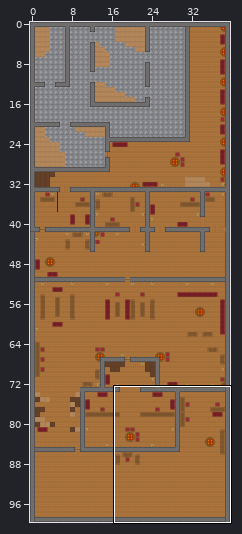
Two states of a Tiled map, Design Documents/tiled/level.tmx. The first picture is a wide view before the edit; the outline marks the close-up.
Close-up. Earlier state:
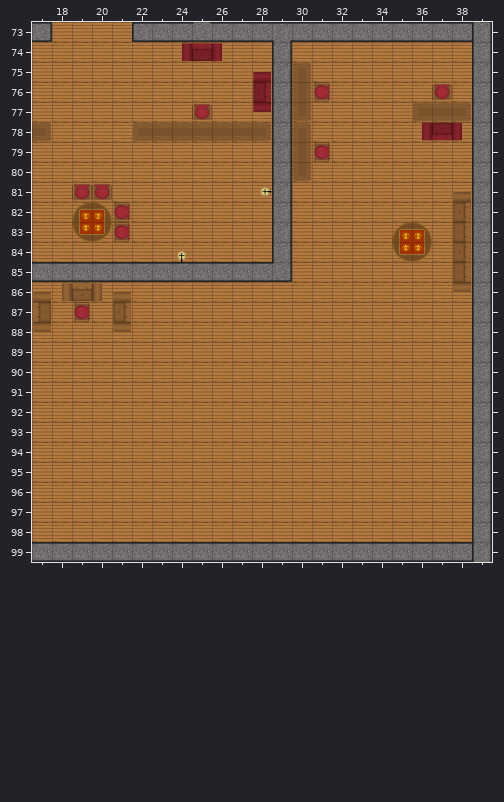
Cells are 64x64 px. Shown: x 17..39, y 73..99. The commit also changed other parts of the map, which this record leaves out.
And afterwards:
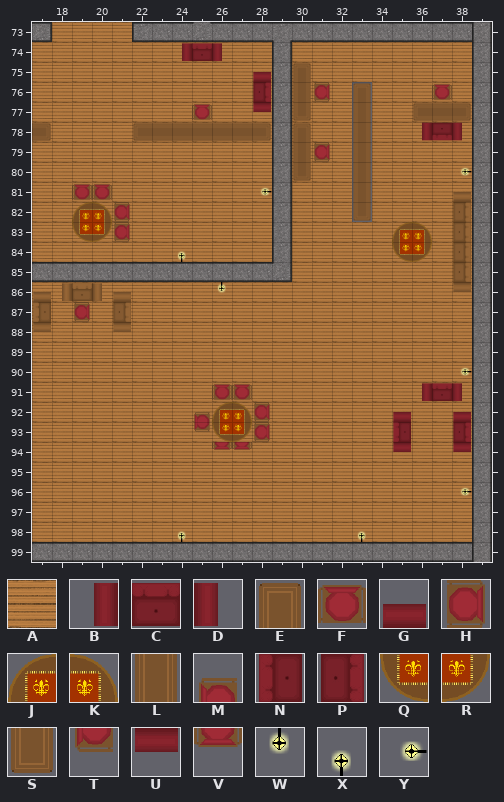
Key: from "TileSheet2": A 4, B 16, C 17, D 18, E 22, F 27, G 29, H 30, J 32, K 33, L 35, M 40, N 42, P 44, Q 45, R 46, S 48, T 53, U 55, V 56, W 59, X 71, Y 72.
_ is an empty cell.
Difference:
Layer "tile":
Tile A gives way to tile E in row 76 at x 33.
Tile A gives way to tile L in rows 77 to 81 at x 33.
Tile A gives way to tile S in row 82 at x 33.
Layer "Colission":
The edit adds tile B in row 91 at x 36.
The edit adds tile C in row 91 at x 37.
The edit adds tile D in row 91 at x 38.
The edit adds tile F in row 91 at x 26 to 27.
The edit adds tile G in row 92 at x 35 and 38.
The edit adds tile H in rows 92 to 93 at x 28.
The edit adds tile J in row 92 at x 26.
The edit adds tile K in row 92 at x 27.
The edit adds tile M in row 92 at x 25.
The edit adds tile N in row 93 at x 35.
The edit adds tile P in row 93 at x 38.
The edit adds tile Q in row 93 at x 26.
The edit adds tile R in row 93 at x 27.
The edit adds tile T in row 93 at x 25.
The edit adds tile U in row 94 at x 35 and 38.
The edit adds tile V in row 94 at x 26 to 27.
The edit adds tile W in row 86 at x 26.
The edit adds tile X in row 98 at x 24 and 33.
The edit adds tile Y in row 80 at x 38; in row 90 at x 38; in row 96 at x 38.
